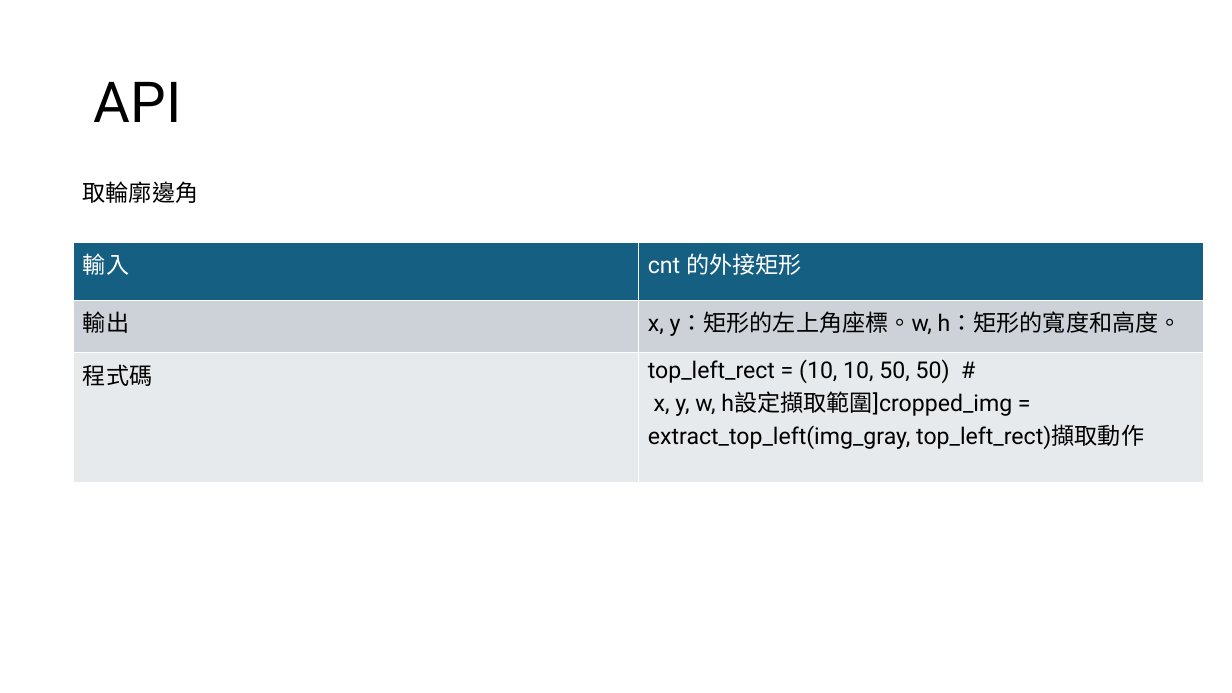
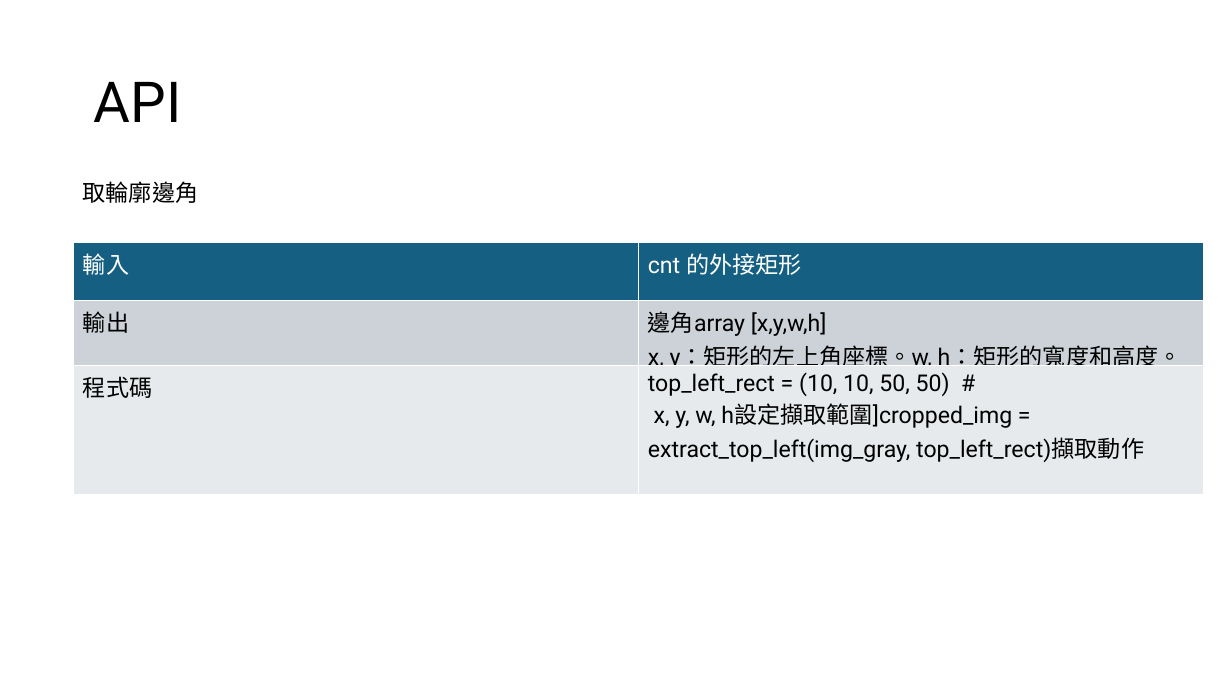
Before and after one commit to kennygnw/poker_detection_endterm, a slide deck: slide 9 of poker.pptx. Drawn at 1232x693 pixels with LibreOffice and Linux fonts; fonts in the diff are those of the drawing. Boxes give left, top, right and bottom in pixels: in the first picture for what was removed or moved away, otherwise in the second. Text is boxed around its words. In the diff, an @@ line names an element or a change of style, - is before the commit and + after.

```diff
--- a/poker.pptx
+++ b/poker.pptx
@@ table at <box>74,242,1203,494</box> @@
-row 2, column 2: x, y：矩形的左上角座標。w, h：矩形的寬度和高度。
+row 2, column 2: 邊角array [x,y,w,h] / x, y：矩形的左上角座標。w, h：矩形的寬度和高度。
```
Also in this commit, not shown: 4 other slides changed.
